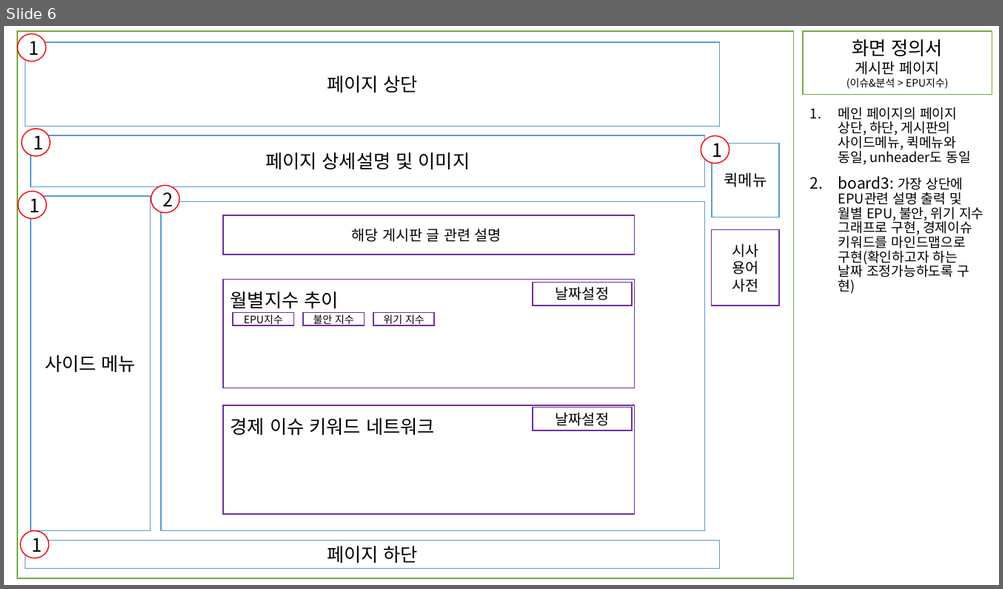
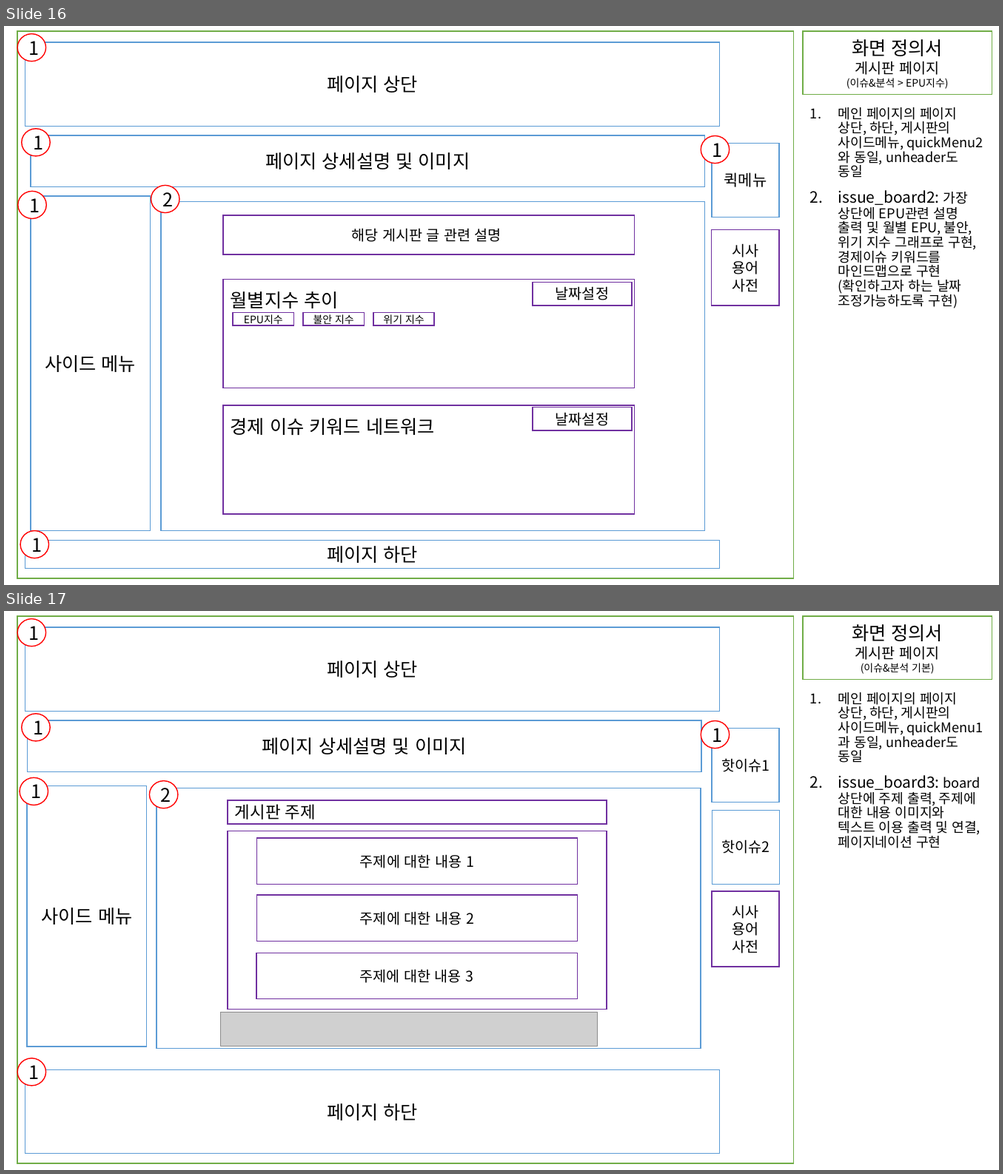
Before and after one commit to JSH970930/renewKDI, a slide deck: 응용SW프로젝트 화면정의서 1조.pptx. Shown one above the other, each under a label of ours: slide 6 before the commit, slides 16 and 17 after it. The pictures are 1003x589 and 1003x1174 pixels, drawn with LibreOffice and Linux fonts; fonts in the diff are those of the drawing; grey boxes stand for pictures. Boxes give left, top, right and bottom in pixels: in the first picture for what was removed or moved away, otherwise in the second. Text is boxed around its words. In the diff, an @@ line names an element or a change of style, - is before the commit and + after.

```diff
--- a/응용SW프로젝트 화면정의서 1조.pptx
+++ b/응용SW프로젝트 화면정의서 1조.pptx
@@ slide 17 added at box(4, 611, 999, 1170), background #FFFFFF @@
@@ rectangle added at box(17, 616, 794, 1164), fill #FFFFFF, outline #70AD47 1 pt @@
@@ ellipse added at box(17, 619, 45, 647), fill #FFFFFF, outline #FF0000 1 pt, 18 pt, text #000000 @@
+1
@@ rectangle added at box(25, 627, 720, 711), fill #FFFFFF, outline #5B9BD5 1 pt, 18 pt, text #000000 @@
+페이지 상단
@@ rectangle added at box(802, 616, 992, 680), fill #FFFFFF, outline #70AD47 1 pt, 10 pt, text #000000 @@
+화면 정의서
+게시판 페이지
+(이슈&분석 기본)
@@ text added at box(838, 692, 980, 849), 13 pt, text #000000 @@
+1. 메인 페이지의 페이지 상단, 하단, 게시판의 사이드메뉴, quickMenu1과 동일, unheader도 동일
+2. issue_board3: board상단에 주제 출력, 주제에 대한 내용 이미지와 텍스트 이용 출력 및 연결, 페이지네이션 구현
@@ ellipse added at box(22, 714, 51, 741), fill #FFFFFF, outline #FF0000 1 pt, 18 pt, text #000000 @@
+1
@@ rectangle added at box(27, 721, 701, 772), fill #FFFFFF, outline #5B9BD5 1 pt, 18 pt, text #000000 @@
+페이지 상세설명 및 이미지
@@ ellipse added at box(701, 721, 729, 749), fill #FFFFFF, outline #FF0000 1 pt, 18 pt, text #000000 @@
+1
@@ rectangle added at box(712, 728, 780, 802), fill #FFFFFF, outline #5B9BD5 1 pt, 14 pt, text #000000 @@
+핫이슈1
@@ ellipse added at box(20, 778, 48, 806), fill #FFFFFF, outline #FF0000 1 pt, 18 pt, text #000000 @@
+1
@@ rectangle added at box(27, 786, 147, 1047), fill #FFFFFF, outline #5B9BD5 1 pt, 18 pt, text #000000 @@
+사이드 메뉴
@@ ellipse added at box(150, 781, 178, 809), fill #FFFFFF, outline #FF0000 1 pt, 18 pt, text #000000 @@
+2
@@ rectangle added at box(156, 788, 700, 1049), fill #FFFFFF, outline #5B9BD5 1 pt @@
@@ rectangle added at box(227, 800, 607, 824), fill #FFFFFF, outline #7030A0 1 pt, 16 pt, text #000000 @@
+게시판 주제
@@ rectangle added at box(227, 831, 607, 1009), fill #FFFFFF, outline #7030A0 1 pt @@
@@ rectangle added at box(712, 811, 780, 885), fill #FFFFFF, outline #5B9BD5 1 pt, 14 pt, text #000000 @@
+핫이슈2
@@ rectangle added at box(257, 839, 578, 885), fill #FFFFFF, outline #7030A0 1 pt, 14 pt, text #000000 @@
+주제에 대한 내용 1
@@ rectangle added at box(257, 895, 578, 942), fill #FFFFFF, outline #7030A0 1 pt, 14 pt, text #000000 @@
+주제에 대한 내용 2
@@ rectangle added at box(711, 891, 779, 967), fill #FFFFFF, outline #7030A0 1 pt, 14 pt, text #000000 @@
+시사 용어 사전
@@ rectangle added at box(256, 954, 577, 999), fill #FFFFFF, outline #7030A0 1 pt, 14 pt, text #000000 @@
+주제에 대한 내용 3
@@ picture added at box(220, 1012, 597, 1047) @@
@@ ellipse added at box(17, 1059, 45, 1086), fill #FFFFFF, outline #FF0000 1 pt, 18 pt, text #000000 @@
+1
@@ rectangle added at box(25, 1071, 720, 1154), fill #FFFFFF, outline #5B9BD5 1 pt, 18 pt, text #000000 @@
+페이지 하단
@@ what was slide 6 is now slide 16 @@
@@ slide 16 changed as well @@
@@ text at box(838, 107, 976, 309): text changed @@
-1. 메인 페이지의 페이지 상단, 하단, 게시판의 사이드메뉴, 퀵메뉴와 동일, unheader도 동일
-2. board3: 가장 상단에 EPU관련 설명 출력 및 월별 EPU, 불안, 위기 지수 그래프로 구현, 경제이슈 키워드를 마인드맵으로 구현(확인하고자 하는 날짜 조정가능하도록 구현)
+1. 메인 페이지의 페이지 상단, 하단, 게시판의 사이드메뉴, quickMenu2와 동일, unheader도 동일
+2. issue_board2: 가장 상단에 EPU관련 설명 출력 및 월별 EPU, 불안, 위기 지수 그래프로 구현, 경제이슈 키워드를 마인드맵으로 구현(확인하고자 하는 날짜 조정가능하도록 구현)
```
Also in this commit, not shown: 8 other slides changed, 9 other slides added.
